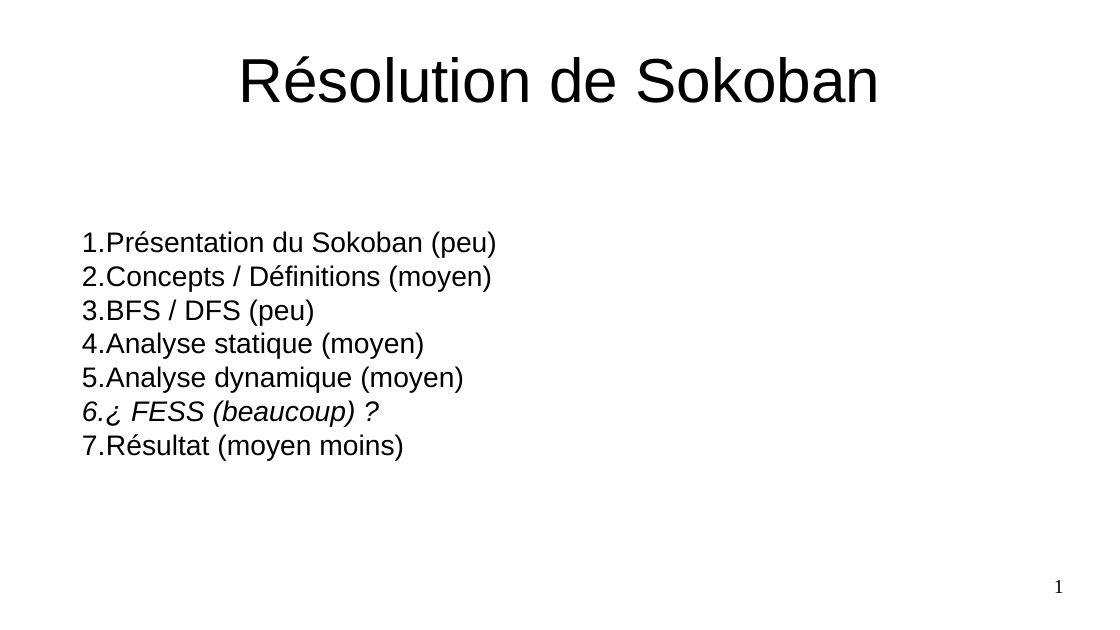
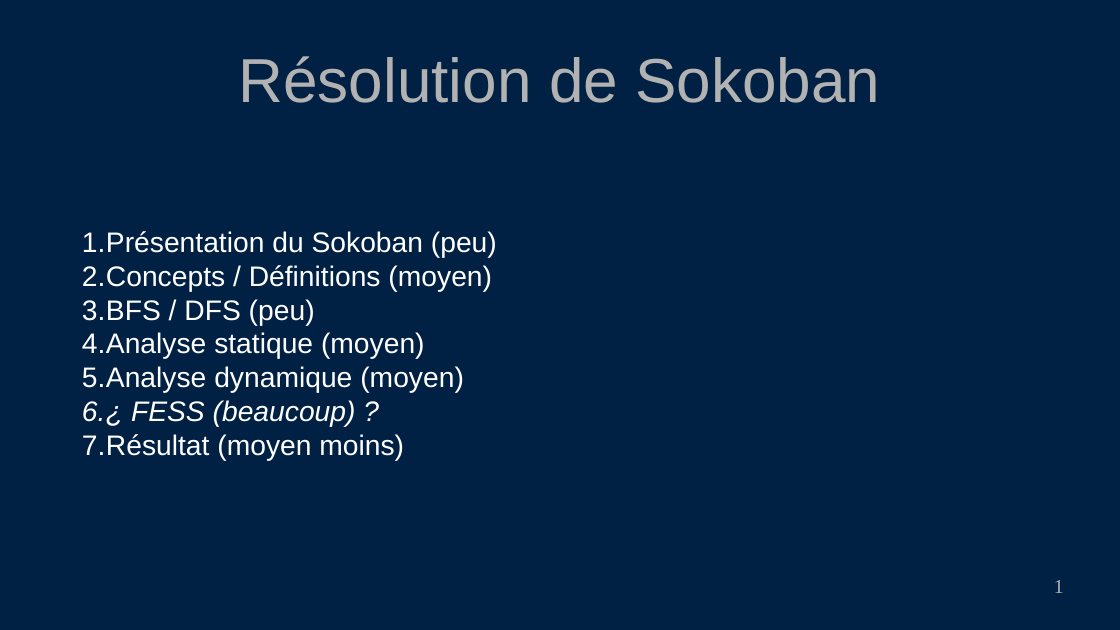
Before and after one commit to PoulpoGaz/sokoshell, a slide deck: slide 1 of documents/presentation.odp. Drawn at 1120x630 pixels with LibreOffice and Linux fonts; fonts in the diff are those of the drawing. Boxes give left, top, right and bottom in pixels: in the first picture for what was removed or moved away, otherwise in the second. Text is boxed around its words. In the diff, an @@ line names an element or a change of style, - is before the commit and + after.

```diff
--- a/documents/presentation.odp
+++ b/documents/presentation.odp
@@ background #FFFFFF to #002143 @@
@@ title "Résolution de Sokoban" at bbox=[239, 56, 880, 103]: text colour #000000 to #B2B2B2 @@
@@ text "Présentation du Sokoban (peu)" at bbox=[82, 231, 497, 461]: text colour #000000 to #FFFFFF; bullet colour #000000 to #FFFFFF @@
@@ page number at bbox=[1054, 580, 1064, 593]: text colour #000000 to #B2B2B2 @@
```
Also in this commit, not shown: 12 other slides changed, 2 slides removed, 4 other files.
